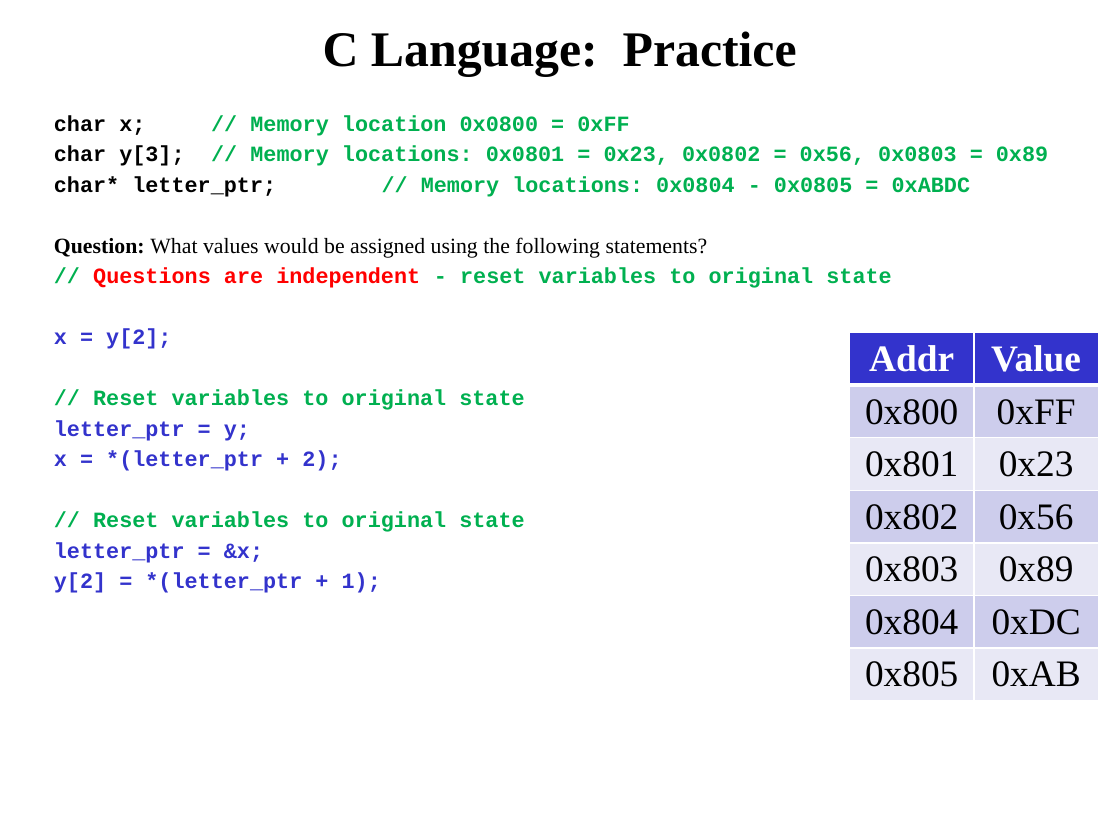
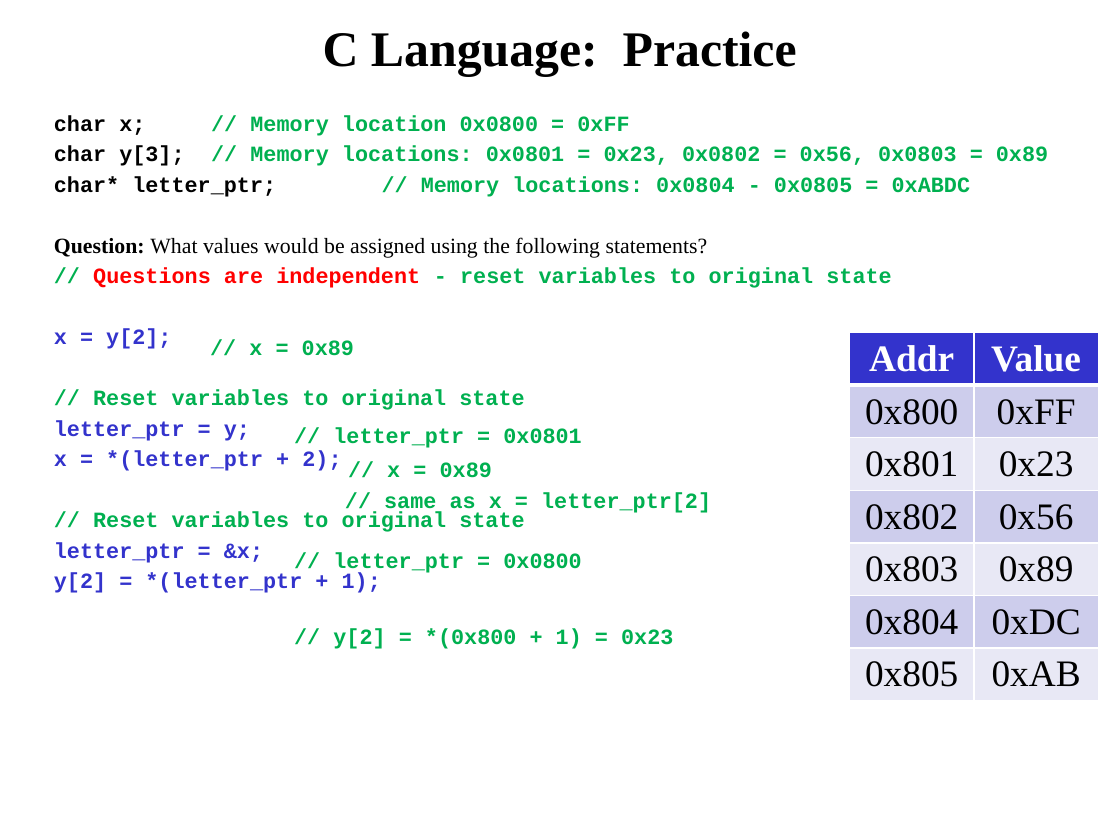
Before and after one commit to pw4rn3r/ECE382, a slide deck: slide 7 of notes/L21/Lsn21.pptx. Drawn at 1120x840 pixels with LibreOffice and Linux fonts; fonts in the diff are those of the drawing. Boxes give left, top, right and bottom in pixels: in the first picture for what was removed or moved away, otherwise in the second. Text is boxed around its words. In the diff, an @@ line names an element or a change of style, - is before the commit and + after.

```diff
--- a/notes/L21/Lsn21.pptx
+++ b/notes/L21/Lsn21.pptx
@@ text added at (249,340,354,356), 14 pt, text #00B050, bold @@
+// x = 0x89
@@ text added at (333,427,581,448), 14 pt, text #00B050, bold @@
+// letter_ptr = 0x0801
@@ text added at (387,462,492,478), 14 pt, text #00B050, bold @@
+// x = 0x89
@@ text added at (384,492,711,514), 14 pt, text #00B050, bold @@
+// same as x = letter_ptr[2]
@@ text added at (333,553,581,576), 14 pt, text #00B050, bold @@
+// letter_ptr = 0x0800
@@ text added at (333,628,673,649), 14 pt, text #00B050, bold @@
+// y[2] = *(0x800 + 1) = 0x23
```
Also in this commit, not shown: 1 other slide changed.
